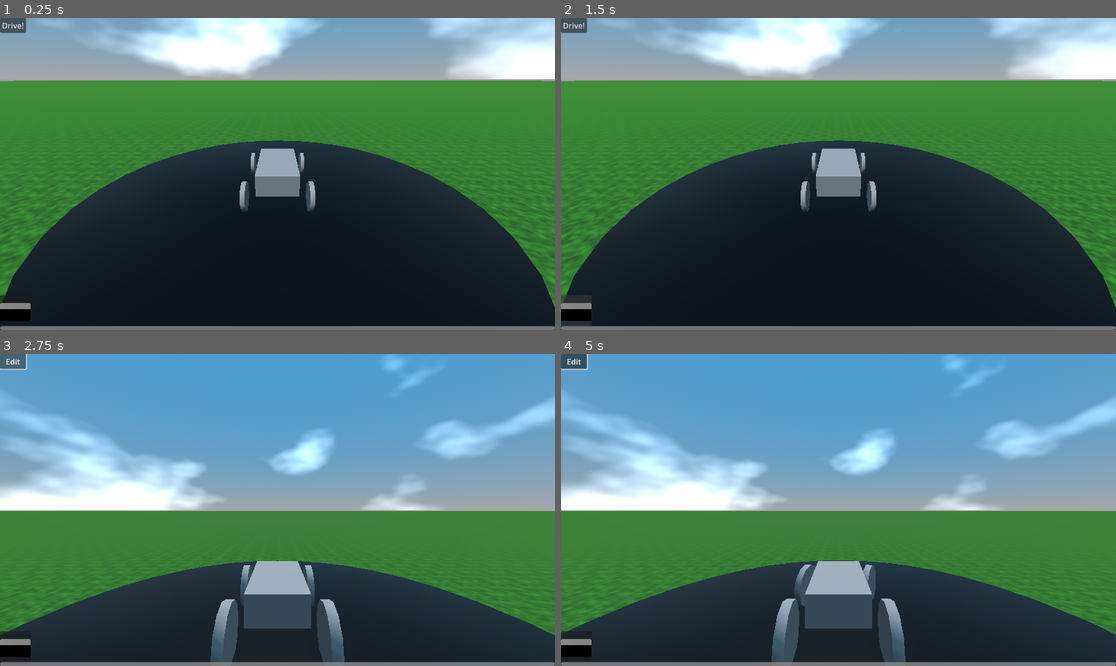
Above: before the commit, frames 1-4 (two rows, left to right).
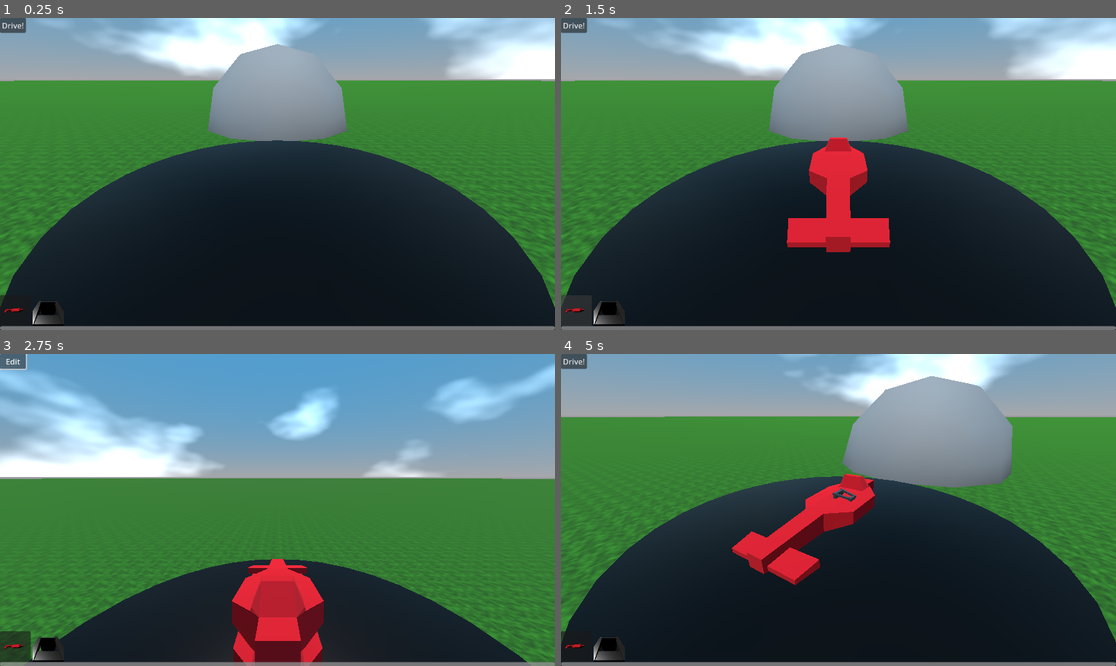
Above: after the commit, the same moments.

Repository: ctkerns/DragAndSnap
Game: Godot game, scene res://demos/car builder/CarBuilder.tscn
Same seed, same stepped clock (60 frames per second), same inputs: the game is played once before the commit and once after it.
Inputs (mouse positions are in pixels of both pictures, inside the frame that each line leads up to):
- Up to frame 1 (0.25 s): no input
- Up to frame 2 (1.5 s): click (577, 311) at 0.52 s; click (577, 311) at 1.27 s
- Up to frame 3 (2.75 s): click "Drive!" at 2 s
- Up to frame 4 (5 s): click "Edit" at 2.75 s; click (610, 647) at 3.52 s; tap Enter at 4.25 s; move the mouse to (960, 494) at 4.27 s; hold D from 4.28 s (still down); click (960, 494) at 4.42 s

The runs differ from the first frame. In frame 1, 7.2% of the frame differs, in the area x 0-63%, y 8-99%; in frame 2, 9.6%; in frame 3, 42%; in frame 4, 78%, in the area x 0-100%, y 0-99%.

Commit message:
Incomplete work on car demo

Diff:
--- /dev/null
+++ b/demos/car builder/CarBodyMaterial.tres
@@ -0,0 +1,4 @@
+[gd_resource type="StandardMaterial3D" format=3 uid="uid://qa163f1b7kvv"]
+
+[resource]
+albedo_color = Color(0.827451, 0, 0.101961, 1)
--- a/demos/car builder/CarBuilder.gd
+++ b/demos/car builder/CarBuilder.gd
@@ -2,12 +2,17 @@
 
 var build_mode = true
 
-@onready var vehicle = $Vehicle
+@onready var build_environment = $BuildEnvironment
 @onready var toggle_mode = $BuildScreen/ToggleMode
 @onready var pivot = $BuildPlatform/Pivot
 @onready var build_camera = $BuildPlatform/Pivot/BuildCamera
+@onready var module_buttons = $BuildScreen/ScrollContainer/HBoxContainer
 
-@onready var start_position = vehicle.get_transform()
+var active_vehicle
+
+func _ready():
+	for button in module_buttons.get_children():
+		button.connect("module_selected", Callable(self, "_on_module_selected"))
 
 # Rotate build camera.
 func _physics_process(delta):
@@ -23,14 +28,39 @@
 	else:
 		set_drive_mode()
 
+func _on_module_selected(module):
+	var module_instance = module.instantiate()
+
+	module_instance.set_position(Vector3(0, 1, 0))
+
+	build_environment.add_child(module_instance)
+
+func find_active_vehicle():
+	# Get first vehicle found.
+	var found = false
+	for node in build_environment.get_children():
+		if node is VehicleRoot:
+			active_vehicle = node
+			found = true
+			break
+
+	if not found:
+		active_vehicle = null
+		return null
+	else:
+		return active_vehicle
+
 func set_build_mode():
-	build_camera.make_current()
-	vehicle.edit()
+	if find_active_vehicle() != null:
+		build_camera.make_current()
+		active_vehicle.edit()
 
-	vehicle.set_transform(start_position)
+		active_vehicle.set_transform(Transform3D())
+		active_vehicle.set_position(Vector3(0, 1, 0))
 
-	toggle_mode.text = "Drive!"
+		toggle_mode.text = "Drive!"
 
 func set_drive_mode():
-	vehicle.drive()
-	toggle_mode.text = "Edit"
+	if find_active_vehicle() != null:
+		active_vehicle.drive()
+		toggle_mode.text = "Edit"
--- a/demos/car builder/CarBuilder.tscn
+++ b/demos/car builder/CarBuilder.tscn
@@ -1,9 +1,11 @@
-[gd_scene load_steps=12 format=3 uid="uid://ce4lhar1pxj1s"]
+[gd_scene load_steps=15 format=3 uid="uid://ce4lhar1pxj1s"]
 
 [ext_resource type="PackedScene" uid="uid://7m0wdptkkqob" path="res://demos/car builder/Racetrack.tscn" id="1_6l7sx"]
 [ext_resource type="Script" path="res://demos/car builder/CarBuilder.gd" id="1_7jlud"]
-[ext_resource type="PackedScene" uid="uid://duegg2evk5pe2" path="res://demos/car builder/Vehicle.tscn" id="1_d6bgu"]
+[ext_resource type="Script" path="res://addons/drag_and_snap/nodes/snap_surface.gd" id="4_8g0wn"]
 [ext_resource type="PackedScene" uid="uid://cyyx8a43ka23s" path="res://demos/car builder/ModuleButton.tscn" id="4_f4nol"]
+[ext_resource type="PackedScene" uid="uid://c2ldgwducfdu5" path="res://demos/car builder/parts/RaceWheelMount/RaceWheelMount.tscn" id="6_u6gf4"]
+[ext_resource type="PackedScene" uid="uid://c10eedgj1yvog" path="res://demos/car builder/parts/RaceBody/RaceBody.tscn" id="6_x5sxx"]
 
 [sub_resource type="Gradient" id="Gradient_4yeks"]
 offsets = PackedFloat32Array(0.598131, 1)
@@ -32,6 +34,9 @@
 metallic = 0.8
 roughness = 0.3
 
+[sub_resource type="SphereShape3D" id="SphereShape3D_dese0"]
+radius = 5.0
+
 [node name="CarBuilder" type="Node3D"]
 script = ExtResource("1_7jlud")
 
@@ -40,8 +45,7 @@
 
 [node name="Racetrack" parent="." instance=ExtResource("1_6l7sx")]
 
-[node name="Vehicle" parent="." instance=ExtResource("1_d6bgu")]
-transform = Transform3D(1, 0, 0, 0, 1, 0, 0, 0, 1, 0, 0.823312, 0)
+[node name="BuildEnvironment" type="Node3D" parent="."]
 
 [node name="DirectionalLight3D" type="DirectionalLight3D" parent="."]
 transform = Transform3D(1, 0, 0, 0, 0.400509, 0.916293, 0, -0.916293, 0.400509, 0, 0, 0)
@@ -58,6 +62,18 @@
 transform = Transform3D(1, 0, 0, 0, 0.906308, 0.422618, 0, -0.422618, 0.906308, 0, 3, 5)
 current = true
 
+[node name="StaticBody3D" type="StaticBody3D" parent="BuildPlatform"]
+
+[node name="CollisionShape3D" type="CollisionShape3D" parent="BuildPlatform/StaticBody3D"]
+transform = Transform3D(1, 0, 0, 0, 1, 0, 0, 0, 1, 0, 0, -10)
+shape = SubResource("SphereShape3D_dese0")
+
+[node name="CSGSphere3D" type="CSGSphere3D" parent="BuildPlatform/StaticBody3D/CollisionShape3D"]
+radius = 5.0
+
+[node name="SnapSurface" type="Node" parent="BuildPlatform/StaticBody3D"]
+script = ExtResource("4_8g0wn")
+
 [node name="BuildScreen" type="Control" parent="."]
 layout_mode = 3
 anchors_preset = 15
@@ -65,6 +81,7 @@
 anchor_bottom = 1.0
 grow_horizontal = 2
 grow_vertical = 2
+mouse_filter = 1
 
 [node name="ScrollContainer" type="ScrollContainer" parent="BuildScreen"]
 layout_mode = 1
@@ -81,9 +98,14 @@
 [node name="HBoxContainer" type="HBoxContainer" parent="BuildScreen/ScrollContainer"]
 layout_mode = 2
 
-[node name="ModuleButton" parent="BuildScreen/ScrollContainer/HBoxContainer" instance=ExtResource("4_f4nol")]
+[node name="RaceBody" parent="BuildScreen/ScrollContainer/HBoxContainer" instance=ExtResource("4_f4nol")]
 layout_mode = 2
-module = ExtResource("1_d6bgu")
+module = ExtResource("6_x5sxx")
+
+[node name="RaceWheelMount" parent="BuildScreen/ScrollContainer/HBoxContainer" instance=ExtResource("4_f4nol")]
+layout_mode = 2
+flat = true
+module = ExtResource("6_u6gf4")
 
 [node name="ToggleMode" type="Button" parent="BuildScreen"]
 layout_mode = 0
--- a/demos/car builder/ModuleButton.gd
+++ b/demos/car builder/ModuleButton.gd
@@ -4,6 +4,50 @@
 
 @onready var sub_viewport = $SubViewportContainer/SubViewport
 
+signal module_selected(module)
+
 func _ready():
+	prep_module()
+
+func prep_module():
 	if module != null:
-		sub_viewport.add_child(module.instantiate())
+		tooltip_text = module.get_state().get_node_name(0)
+		var module_instance = module.instantiate()
+		call_deferred("finish_module", module_instance)
+
+func finish_module(module_instance):
+	var bounds = calculate_spatial_bounds(module_instance, false)
+
+	module_instance.scale /= max(bounds.size.x, bounds.size.y, bounds.size.z)
+
+	sub_viewport.add_child(module_instance)
+
+	if module_instance is RigidBody3D:
+		module_instance.set_freeze_enabled(true)
+
+func _on_button_down():
+	emit_signal("module_selected", module)
+
+# Do not call this on ready.
+func calculate_spatial_bounds(parent : Node3D, exclude_top_level_transform: bool) -> AABB:
+	var bounds : AABB = AABB()
+
+	if parent is VisualInstance3D:
+		bounds = parent.get_aabb()
+
+	for child in parent.get_children():
+		if child is Node3D:
+			var child_bounds : AABB = calculate_spatial_bounds(child, false)
+
+			if bounds.size == Vector3.ZERO:
+				bounds = child_bounds
+			else:
+				bounds.merge(child_bounds)
+
+	if bounds.size == Vector3.ZERO && !parent:
+		bounds = AABB(Vector3(-0.2, -0.2, -0.2), Vector3(0.4, 0.4, 0.4))
+
+	if !exclude_top_level_transform:
+		bounds = parent.get_transform()*bounds
+
+	return bounds
--- a/demos/car builder/ModuleButton.tscn
+++ b/demos/car builder/ModuleButton.tscn
@@ -29,3 +29,5 @@
 
 [node name="Camera3D" type="Camera3D" parent="SubViewportContainer/SubViewport"]
 transform = Transform3D(-4.37114e-08, -0.5, 0.866025, 0, 0.866025, 0.5, -1, 2.18557e-08, -3.78552e-08, 1, 0.5, 0)
+
+[connection signal="button_down" from="." to="." method="_on_button_down"]
--- /dev/null
+++ b/demos/car builder/StrutMaterial.tres
@@ -0,0 +1,7 @@
+[gd_resource type="StandardMaterial3D" format=3 uid="uid://bgpng8iaxy78q"]
+
+[resource]
+albedo_color = Color(0.541176, 0.541176, 0.541176, 1)
+metallic = 1.0
+metallic_specular = 0.73
+roughness = 0.45
--- a/demos/car builder/Vehicle.tscn
+++ b/demos/car builder/Vehicle.tscn
@@ -1,12 +1,26 @@
-[gd_scene load_steps=3 format=3 uid="uid://duegg2evk5pe2"]
+[gd_scene load_steps=7 format=3 uid="uid://duegg2evk5pe2"]
 
-[ext_resource type="Script" path="res://demos/car builder/Vehicle.gd" id="1_upp5v"]
+[ext_resource type="Script" path="res://demos/car builder/VehicleRoot.gd" id="1_vfvki"]
+[ext_resource type="Script" path="res://addons/drag_and_snap/nodes/draggable.gd" id="2_ln22c"]
+[ext_resource type="Script" path="res://addons/drag_and_snap/nodes/snap_point.gd" id="3_l2v8k"]
+[ext_resource type="Script" path="res://addons/drag_and_snap/nodes/snap_surface.gd" id="4_6tvgd"]
+
+[sub_resource type="SphereShape3D" id="SphereShape3D_cp5in"]
 
 [sub_resource type="BoxShape3D" id="BoxShape3D_a6ou5"]
 size = Vector3(1, 0.5, 2)
 
 [node name="Vehicle" type="VehicleBody3D"]
-script = ExtResource("1_upp5v")
+mass = 400.0
+script = ExtResource("1_vfvki")
+
+[node name="Draggable" type="Node" parent="."]
+script = ExtResource("2_ln22c")
+
+[node name="SnapPoint" type="Area3D" parent="."]
+transform = Transform3D(1, 0, 0, 0, 1, 0, 0, 0, 1, 0, 1.42377, 0)
+script = ExtResource("3_l2v8k")
+snap_shape = SubResource("SphereShape3D_cp5in")
 
 [node name="Camera3D" type="Camera3D" parent="."]
 transform = Transform3D(-1, 0, -8.74228e-08, 0, 1, 0, 8.74228e-08, 0, -1, 0, 1.5, -4)
@@ -16,6 +30,9 @@
 
 [node name="Body" type="CSGBox3D" parent="."]
 size = Vector3(1, 0.5, 2)
+
+[node name="SnapSurface" type="Node" parent="Body"]
+script = ExtResource("4_6tvgd")
 
 [node name="Wheel1" type="VehicleWheel3D" parent="."]
 transform = Transform3D(0.7, 0, 0, 0, 0.7, 0, 0, 0, 0.7, -0.75, -0.25, -1)
--- a/demos/car builder/Vehicle.gd
+++ b/demos/car builder/VehicleRoot.gd
@@ -1,4 +1,5 @@
 extends VehicleBody3D
+class_name VehicleRoot
 
 @onready var camera = $Camera3D
 
@@ -18,13 +19,13 @@
 func _physics_process(delta):
 	# Gas.
 	if Input.is_key_pressed(KEY_W):
-		set_engine_force(100.0)
+		set_engine_force(1000.0)
 		set_brake(0.0)
 	# Brake and reverse.
 	elif Input.is_key_pressed(KEY_S):
 		# Reverse.
 		if get_linear_velocity().dot(get_transform().basis.z) < 2.0:
-			set_engine_force(-20.0)
+			set_engine_force(-200.0)
 		# Brake.
 		else:
 			set_brake(2.0)
--- /dev/null
+++ b/demos/car builder/parts/RaceBody/RaceBody.tscn
@@ -0,0 +1,40 @@
+[gd_scene load_steps=7 format=3 uid="uid://c10eedgj1yvog"]
+
+[ext_resource type="PackedScene" uid="uid://c8lchk200mjl6" path="res://demos/car builder/parts/VehicleBodyTemplate.tscn" id="1_lc5r6"]
+[ext_resource type="Material" uid="uid://qa163f1b7kvv" path="res://demos/car builder/CarBodyMaterial.tres" id="2_0s6w4"]
+[ext_resource type="ArrayMesh" uid="uid://cmhp7ypt2rco1" path="res://demos/car builder/parts/RaceBody/RaceBody.obj" id="2_r57kk"]
+[ext_resource type="Script" path="res://addons/drag_and_snap/nodes/snap_point.gd" id="4_vnuda"]
+
+[sub_resource type="ConvexPolygonShape3D" id="ConvexPolygonShape3D_htwrp"]
+points = PackedVector3Array(0.88632, -0.22636, 2.06295, 0.180977, -0.111064, 2.6738, 0.799562, -0.297607, 2.59142, 0.88632, -0.396218, 2.06295, 0.745078, 0.0181648, -0.692007, 0.245005, 0.44114, -0.726187, -0.189827, -0.111064, 2.6738, 0.180977, -0.411151, 2.6738, 0.799562, -0.396218, 2.59142, 0.383123, -0.411151, -1.16088, 0.745078, -0.328391, -0.692007, 0.245005, 0.0863247, -1.80284, 0.245005, 0.422119, -0.929511, -0.253854, 0.44114, -0.726187, -0.88632, -0.22636, 2.06295, -0.799735, -0.297607, 2.59142, -0.189827, -0.411151, 2.6738, 0.245005, -0.411151, -1.32652, 0.245005, -0.304865, -1.80284, -0.253854, 0.0863247, -1.80284, -0.253854, 0.422119, -0.929511, -0.753754, 0.0181648, -0.692007, -0.715233, -0.00627938, 0.5034, -0.88632, -0.396218, 2.06295, -0.799735, -0.396218, 2.59142, -0.399434, -0.411151, -1.15212, -0.253854, -0.411151, -1.32652, -0.253854, -0.304865, -1.80284, -0.753754, -0.328391, -0.692007)
+
+[sub_resource type="SphereShape3D" id="SphereShape3D_k8ikb"]
+
+[node name="RaceBody" instance=ExtResource("1_lc5r6")]
+
+[node name="MeshInstance3D" type="MeshInstance3D" parent="." index="1"]
+material_override = ExtResource("2_0s6w4")
+mesh = ExtResource("2_r57kk")
+
+[node name="CollisionShape3D" type="CollisionShape3D" parent="." index="2"]
+shape = SubResource("ConvexPolygonShape3D_htwrp")
+
+[node name="FrontLeft" type="Area3D" parent="." index="4"]
+transform = Transform3D(1, 0, 0, 0, 1, 0, 0, 0, 1, 0.3, -0.2, 1.5)
+script = ExtResource("4_vnuda")
+snap_shape = SubResource("SphereShape3D_k8ikb")
+
+[node name="RearLeft" type="Area3D" parent="." index="5"]
+transform = Transform3D(1, 0, 0, 0, 1, 0, 0, 0, 1, 0.3, -0.2, -1.6)
+script = ExtResource("4_vnuda")
+snap_shape = SubResource("SphereShape3D_k8ikb")
+
+[node name="FrontRight" type="Area3D" parent="." index="6"]
+transform = Transform3D(-1, 8.74228e-08, 0, -8.74228e-08, -1, 0, 0, 0, 1, -0.3, -0.2, 1.5)
+script = ExtResource("4_vnuda")
+snap_shape = SubResource("SphereShape3D_k8ikb")
+
+[node name="RearRight" type="Area3D" parent="." index="7"]
+transform = Transform3D(-1, 8.74228e-08, 0, -8.74228e-08, -1, 0, 0, 0, 1, -0.3, -0.2, -1.6)
+script = ExtResource("4_vnuda")
+snap_shape = SubResource("SphereShape3D_k8ikb")
--- /dev/null
+++ b/demos/car builder/parts/RaceWheel/RaceWheel.tscn
@@ -0,0 +1,8 @@
+[gd_scene load_steps=2 format=3 uid="uid://4ppc478eubww"]
+
+[ext_resource type="Script" path="res://addons/drag_and_snap/nodes/draggable.gd" id="1_jfb38"]
+
+[node name="RaceWheel" type="VehicleWheel3D"]
+
+[node name="Draggable" type="Node" parent="."]
+script = ExtResource("1_jfb38")
--- /dev/null
+++ b/demos/car builder/parts/RaceWheelMount/RaceWheelMount.tscn
@@ -0,0 +1,40 @@
+[gd_scene load_steps=4 format=3 uid="uid://c2ldgwducfdu5"]
+
+[ext_resource type="Material" uid="uid://bgpng8iaxy78q" path="res://demos/car builder/StrutMaterial.tres" id="1_5olto"]
+[ext_resource type="Script" path="res://addons/drag_and_snap/nodes/draggable.gd" id="2_2s2tb"]
+
+[sub_resource type="BoxShape3D" id="BoxShape3D_21loa"]
+size = Vector3(0.45, 0.35, 0.35)
+
+[node name="RaceWheelMount" type="Area3D"]
+
+[node name="CollisionShape3D" type="CollisionShape3D" parent="."]
+transform = Transform3D(1, 0, 0, 0, 1, 0, 0, 0, 1, 0.2, 0, 0)
+shape = SubResource("BoxShape3D_21loa")
+
+[node name="Base" type="CSGBox3D" parent="."]
+material_override = ExtResource("1_5olto")
+size = Vector3(0.08, 0.4, 0.4)
+
+[node name="WheelMount" type="CSGBox3D" parent="Base"]
+transform = Transform3D(1, 0, 0, 0, 1, 0, 0, 0, 1, 0.4, 0, 0)
+size = Vector3(0.08, 0.25, 0.25)
+
+[node name="Strut" type="CSGBox3D" parent="Base"]
+transform = Transform3D(0.17101, -0.969846, 0.173648, 0.984808, 0.173648, 0, -0.0301537, 0.17101, 0.984808, 0.2, 0.15, 0.15)
+size = Vector3(0.05, 0.5, 0.05)
+
+[node name="Strut3" type="CSGBox3D" parent="Base"]
+transform = Transform3D(0.17101, -0.969846, -0.173648, 0.984808, 0.173648, 0, 0.0301537, -0.17101, 0.984808, 0.2, 0.15, -0.15)
+size = Vector3(0.05, 0.5, 0.05)
+
+[node name="Strut4" type="CSGBox3D" parent="Base"]
+transform = Transform3D(-0.17101, -0.969846, -0.173648, 0.984808, -0.173648, 0, -0.0301537, -0.17101, 0.984808, 0.2, -0.15, -0.15)
+size = Vector3(0.05, 0.5, 0.05)
+
+[node name="Strut2" type="CSGBox3D" parent="Base"]
+transform = Transform3D(-0.17101, -0.969846, 0.173648, 0.984808, -0.173648, 0, 0.0301537, 0.17101, 0.984808, 0.2, -0.15, 0.15)
+size = Vector3(0.05, 0.5, 0.05)
+
+[node name="Draggable" type="Node" parent="."]
+script = ExtResource("2_2s2tb")
--- /dev/null
+++ b/demos/car builder/parts/VehicleBodyTemplate.tscn
@@ -0,0 +1,13 @@
+[gd_scene load_steps=3 format=3 uid="uid://c8lchk200mjl6"]
+
+[ext_resource type="Script" path="res://demos/car builder/VehicleRoot.gd" id="1_5lbxe"]
+[ext_resource type="Script" path="res://addons/drag_and_snap/nodes/draggable.gd" id="2_3r5k8"]
+
+[node name="VehicleRoot" type="VehicleBody3D"]
+script = ExtResource("1_5lbxe")
+
+[node name="Camera3D" type="Camera3D" parent="."]
+transform = Transform3D(-1, 0, -1.50996e-07, 0, 1, 0, 1.50996e-07, 0, -1, 0, 1.5, -4)
+
+[node name="Draggable" type="Node" parent="."]
+script = ExtResource("2_3r5k8")
Not shown, added: demos/car builder/parts/RaceBody/RaceBody.obj
Not shown, added: demos/car builder/parts/RaceBody/RaceBody.obj.import
